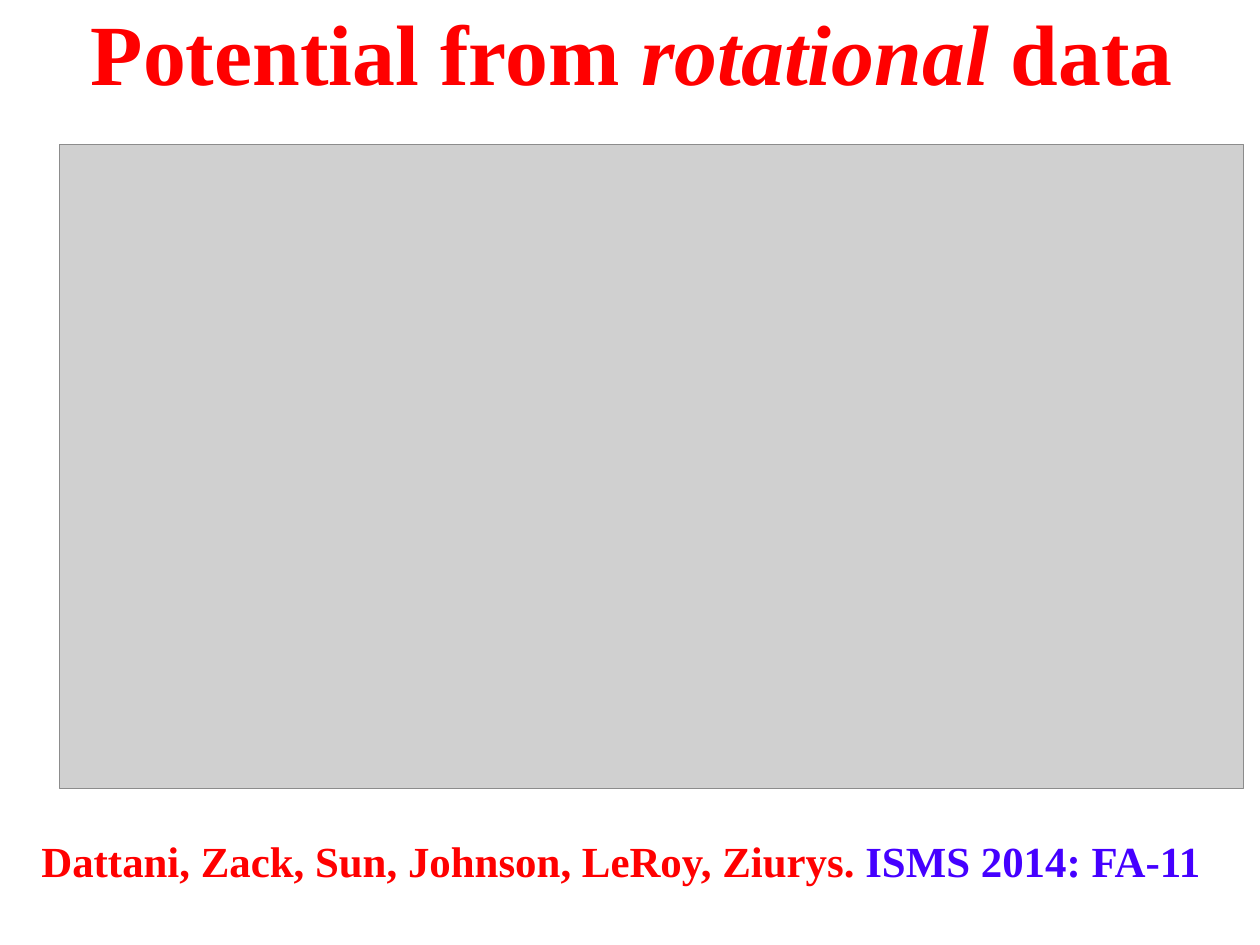
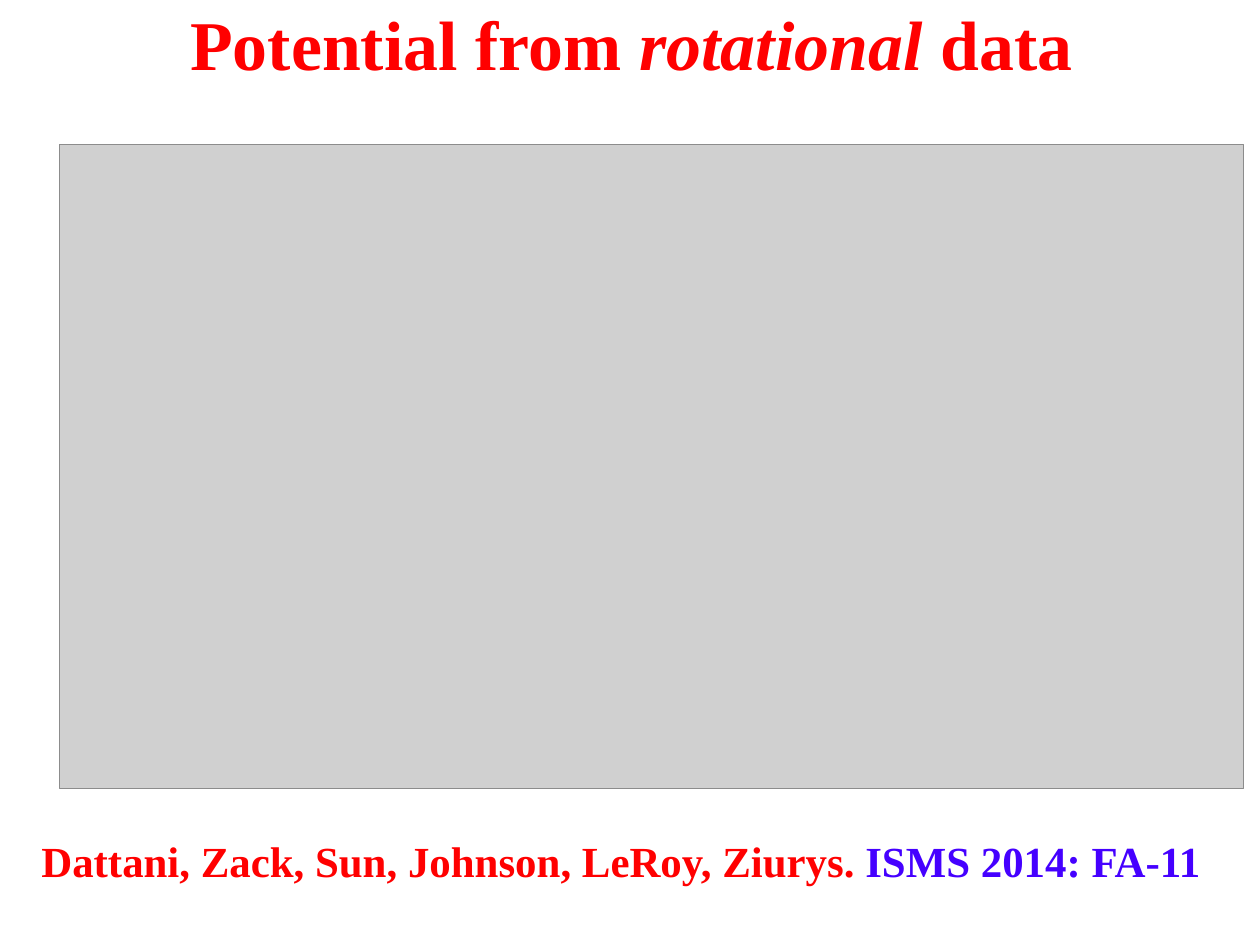
Before and after one commit to HPQC-LABS/polyMLR, a slide deck: slide 15 of 2018-06-20-polyMLR(ISMS).odp. Drawn at 1260x945 pixels with LibreOffice and Linux fonts; fonts in the diff are those of the drawing; grey boxes stand for pictures. Boxes give left, top, right and bottom in pixels: in the first picture for what was removed or moved away, otherwise in the second. Text is boxed around its words. In the diff, an @@ line names an element or a change of style, - is before the commit and + after.

```diff
--- a/2018-06-20-polyMLR(ISMS).odp
+++ b/2018-06-20-polyMLR(ISMS).odp
@@ text "Potential from rotational data": place and size @@
-text "Potential from rotational data" at <box>91,24,1173,86</box>
+text "Potential from rotational data" at <box>190,20,1073,71</box>
@@ text "Potential from rotational data" at <box>190,20,1073,71</box>: size 54 to 44 pt @@
```
Also in this commit, not shown: 12 other slides changed, 9 slides added, 3 slides removed, 3 other files.
